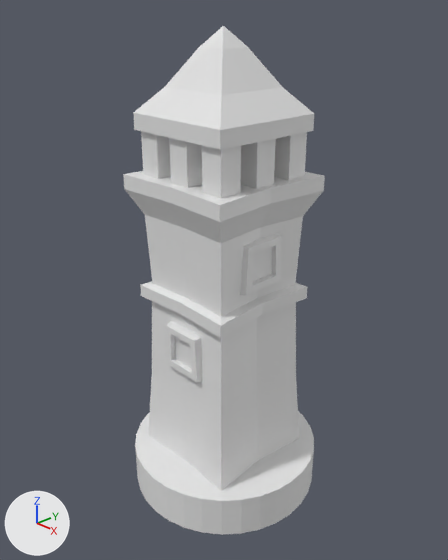
Before and after pictures for a commit that changed the Blender file Meshes/b_tower_01.blend.
Rendered twice from a camera (50 mm lens) standing at (0.788, -0.744, 0.917) and looking at (-0.001, -0.001, 0.431). Every picture has the same lights, and +X, +Y and +Z are marked at lower left. The picture after the commit comes second.

Script lines for the objects in view, before the commit:
```python
me_cylinder = bpy.data.meshes.new('Cylinder')
me_cylinder.from_pydata(...)  # 330 vertices, 270 faces; spans x -1.0..1.0, y -1.0..1.0, z -21.1..1.5
ob_cylinder = bpy.data.objects.new('Cylinder', me_cylinder)
ob_cylinder.location = (0.0, 0.0, 0.038)
ob_cylinder.scale = (-0.201, -0.201, -0.04)
_m = ob_cylinder.modifiers.new('Boolean', 'BOOLEAN')
_m.solver = 'FLOAT'
```
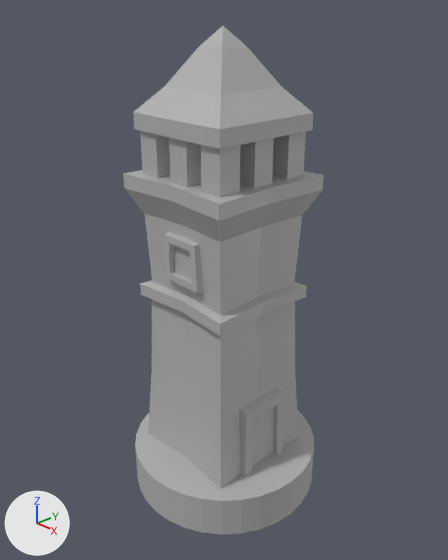
Changed parts and their boxes (x1, y1, x2, y2) in the pictures (448 x 560 px):
'Cylinder', recoloured, turned (darker): before (123, 26, 325, 535); after (123, 26, 324, 535)

The change, as a list of edits to the scene's bpy script:
```text
Add mat_material:
    mat_material = bpy.data.materials.new('Material')
    mat_material.use_nodes = True; mat_material.node_tree.nodes.clear()
    _N = mat_material.node_tree.nodes; _L = mat_material.node_tree.links
    n0 = _N.new('ShaderNodeBsdfPrincipled'); n0.name = 'Principled BSDF'
    n1 = _N.new('ShaderNodeOutputMaterial'); n1.name = 'Material Output'
    n2 = _N.new('ShaderNodeVertexColor'); n2.name = 'Color Attribute'
    n2.layer_name = 'Attribute'
    _L.new(n0.outputs[0], n1.inputs[0])  # 'BSDF' to 'Surface'
    _L.new(n2.outputs[0], n0.inputs[0])  # 'Color' to 'Base Color'
Change me_cylinder:
    where me_cylinder.from_pydata(...)  # 330 vertices, 270 faces; spans x -1.0..1.0, y -1.0..1.0, z -21.1..1.5
    used by ob_cylinder; location = (0.0, 0.0, 0.038); scale = (-0.201, -0.201, -0.04)
    me_cylinder part 1: vertex colours changed
    add me_cylinder.materials.append(mat_material)
Change ob_cylinder:
    ob_cylinder.rotation_euler: (0.0, 0.0, 0.0) -> (0.0, 0.0, -1.571)  # degrees (0, 0, 0) -> degrees (0, 0, -90)
```
